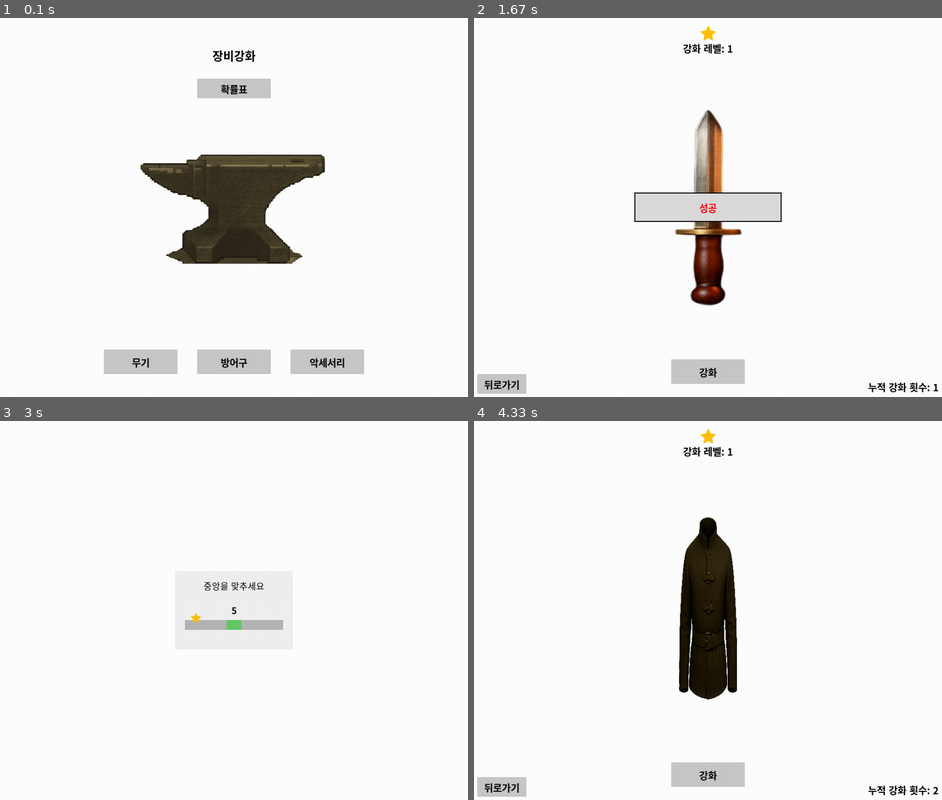
Above: before the commit, frames 1-4 (two rows, left to right).
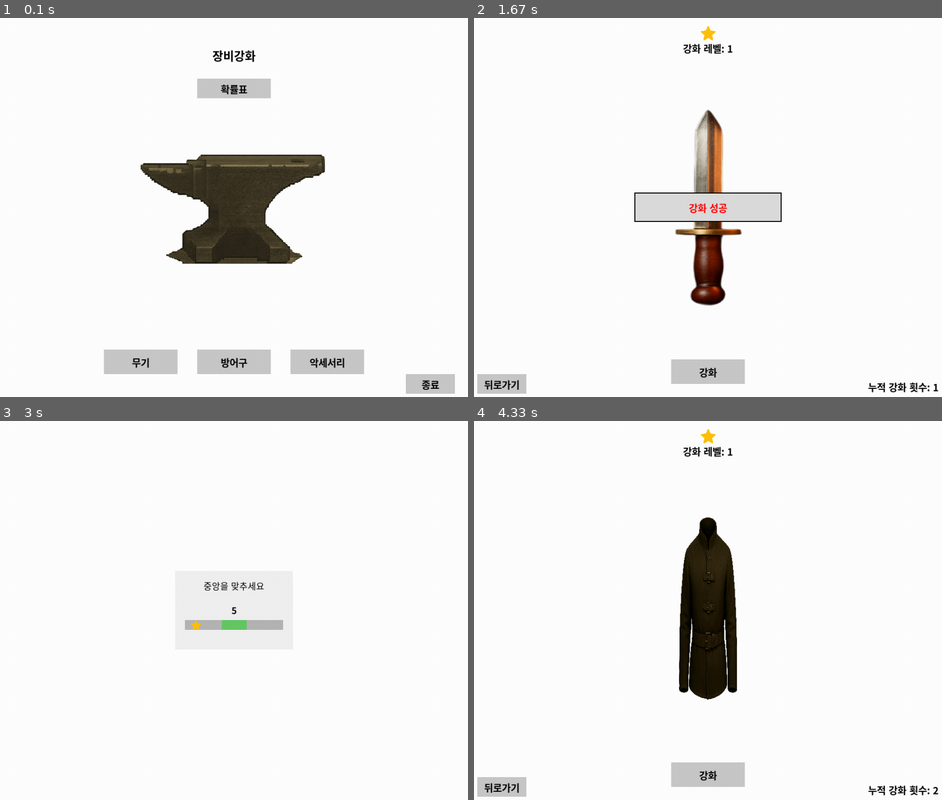
Above: after the commit, the same moments.

Repository: lllllIIIIlll/enchant_simul_project
Game: pygame game, started from game.py
Same seed, same stepped clock (60 frames per second), same inputs: the game is played once before the commit and once after it.
Inputs (mouse positions are in pixels of both pictures, inside the frame that each line leads up to):
- Up to frame 1 (0.1 s): no input
- Up to frame 2 (1.67 s): click (708, 207) at 0.38 s; click "무기" at 0.72 s; click "강화" at 1.05 s; click (885, 347) at 1.38 s
- Up to frame 3 (3 s): click "뒤로가기" at 1.72 s; click "방어구" at 2.05 s; click "강화" at 2.93 s
- Up to frame 4 (4.33 s): click (876, 716) at 3.27 s; click (862, 599) at 3.6 s

The runs differ from the first frame. In frame 1, 0.5% of the frame differs, in the area x 86-98%, y 93-100%; in frame 2, 0.1%; in frame 3, 0.1%; in frame 4, nothing differs.

Commit message:
Fix: #2 요쳥 수렴 코드 정리

Diff:
--- a/enchant.py
+++ b/enchant.py
@@ -4,19 +4,15 @@
     result = rate.enchant_rate(enchant_level, mini_game_result)
     if result == 0:
         enchant_level = 0
-        equipment["image1"] = equipment["image2"]
-        result_msg = "파괴되었습니다"
+        equipment["image1"]
+        msg = "파괴되었습니다"
     elif result == 1:
         enchant_level += 1
-        result_msg = "성공"
+        msg = "강화 성공"
     elif result == 2:
-        result_msg = "실패"
-        enchant_level = enchant_level
+        msg = "강화 실패"
     elif result == 3:
-        result_msg = "더 이상 강화할 수 없습니다"
-        enchant_level = enchant_level
+        msg = "더 이상 강화할 수 없습니다"
     else:
-        result_msg = "알 수 없는 결과"
-        enchant_level = enchant_level
-
-    return enchant_level, result_msg
+        msg = "알 수 없는 결과"
+    return enchant_level, msg
--- a/enchant_rate.py
+++ b/enchant_rate.py
@@ -41,13 +41,13 @@
         self.idx = idx
         self.font = font
 
-    def draw(self, screen, s_val, d_val):
+    def draw(self, screen):
         bold_font = pygame.font.SysFont("malgun gothic", 14, bold=True)
         idx_txt = bold_font.render(f"{self.idx+1}단계", True, (0,0,0))
         s_txt = self.font.render(str("성공"), True, (0,0,0))
         d_txt = self.font.render(str("파괴"), True, (0,0,0))
+        idx_rect = idx_txt.get_rect(center=(self.rect.x + self.rect.w // 2, self.rect.y + 15))
 
-        idx_rect = idx_txt.get_rect(center=(self.rect.x + self.rect.w // 2, self.rect.y + 15))
         screen.blit(idx_txt, idx_rect)
         screen.blit(s_txt, (self.rect.x+5, self.rect.y+30))
         screen.blit(d_txt, (self.rect.x+5, self.rect.y+60))
--- a/game.py
+++ b/game.py
@@ -25,15 +25,61 @@
     def is_clicked(self, pos):
         return self.rect.collidepoint(pos)
 
-with open("equipment.json", encoding="utf-8") as f:
-    equipment_data = json.load(f)
+def load_equipment():
+    with open("equipment.json", encoding="utf-8") as f:
+        return json.load(f)
 
+def draw_type_buttons(buttons, screen_width, screen_height):
+    btn_width, btn_height = 150, 50
+    btn_gap = 40
+    total_width = len(buttons) * btn_width + (len(buttons) - 1) * btn_gap
+    start_x = (screen_width - total_width) // 2
+    y = screen_height - 120
+    for i, btn in enumerate(buttons):
+        btn.rect = pygame.Rect(start_x + i * (btn_width + btn_gap), y, btn_width, btn_height)
+        btn.draw(screen)
+
+def draw_stars(enchant_level, screen_width):
+    max_per_row = 15
+    img_size = 30
+    gap = 15
+    stars_width = min(enchant_level, max_per_row) * img_size + max(0, min(enchant_level, max_per_row) - 1) * gap
+    start_x = (screen_width - stars_width) // 2
+    y = 40
+    last_star_bottom = y
+    img_star = pygame.image.load("picture/star2.png")
+    img_star = pygame.transform.scale(img_star, (img_size, img_size))
+    for i in range(enchant_level):
+        row = i // max_per_row
+        col = i % max_per_row
+        x = start_x + col * (img_size + gap)
+        star_y = y + row * (img_size + gap)
+        screen.blit(img_star, (x, star_y))
+        last_star_bottom = max(last_star_bottom, star_y + img_size + gap)
+    return last_star_bottom
+
+def draw_equipment_image(equip, enchant_level, screen_width, screen_height):
+    if 0 <= enchant_level < 15:
+        img_key = "image1"
+    elif 15 <= enchant_level < 20:
+        img_key = "image2"
+    elif 20 <= enchant_level < 26:
+        img_key = "image3"
+    elif 26 <= enchant_level <= 30:
+        img_key = "image4"
+    else:
+        img_key = "image1"
+    img = pygame.image.load(equip.get(img_key, equip["image1"]))
+    img = pygame.transform.scale(img, (160, 420))
+    img_rect = img.get_rect(center=(screen_width // 2, screen_height // 2))
+    screen.blit(img, img_rect)
+
+equipment_data = load_equipment()
 type_select = []
 for e in equipment_data:
     if e["type"] not in type_select:
         type_select.append(e["type"])
-
-type_buttons = [Button((50 + i*180, 200, 150, 50), t) for i, t in enumerate(type_select)]
+type_buttons = [Button((0, 0, 150, 50), t) for t in type_select]
 
 selected_type = None
 enchant_level = 0
@@ -49,23 +95,18 @@
     for event in pygame.event.get():
         if event.type == pygame.QUIT:
             running = False
-
         elif event.type == pygame.MOUSEBUTTONDOWN:
             if selected_type is None:
                 if rate_btn.is_clicked(event.pos):
                     show_rate_table_popup(screen)
+                elif quit_btn.is_clicked(event.pos):
+                    running = False
                 for btn in type_buttons:
                     if btn.is_clicked(event.pos):
                         selected_type = btn.text
                         enchant_level = 0
                         result_msg = ""
             else:
-                enhance_btn = Button(
-                    ((screen_width - 150) // 2, screen_height - 100, 150, 50), "강화"
-                )
-                back_btn = Button(
-                    (30, screen_height - 70, 100, 40), "뒤로가기"
-                )
                 if enhance_btn.is_clicked(event.pos):
                     equip = next((e for e in equipment_data if e["type"] == selected_type), None)
                     if equip:
@@ -78,8 +119,7 @@
                     enchant_level = 0
                     result_msg = ""
 
-
-    if selected_type is None:
+    if selected_type is None:   # 초기 화면
         title = big_font.render("장비강화", True, (0, 0, 0))
         title_rect = title.get_rect(center=(screen_width // 2, 100))
         screen.blit(title, title_rect)
@@ -88,73 +128,31 @@
         rate_btn = Button((screen_width // 2 - 75, rate_btn_y, 150, 40), "확률표")
         rate_btn.draw(screen)
 
-        btn_width, btn_height = 150, 50
-        btn_gap = 40
-        total_width = len(type_buttons) * btn_width + (len(type_buttons) - 1) * btn_gap
-        start_x = (screen_width - total_width) // 2
-        y = screen_height - 120
-        for i, btn in enumerate(type_buttons):
-            btn.rect = pygame.Rect(start_x + i * (btn_width + btn_gap), y, btn_width, btn_height)
-            btn.draw(screen)
+        quit_btn = Button((screen_width - 150, screen_height - 70, 100, 40), "종료")
+        quit_btn.draw(screen)
+
+        draw_type_buttons(type_buttons, screen_width, screen_height)
 
         img_enchant = pygame.image.load("picture/Anvil 2.png")
         img_enchant = pygame.transform.scale(img_enchant, (500, 500))
         img_rect = img_enchant.get_rect(center=(screen_width // 2, screen_height // 2 ))
         screen.blit(img_enchant, img_rect)
 
-    else:
-        try:
-            max_per_row = 15
-            img_size = 30
-            gap = 15
-            stars_width = min(enchant_level, max_per_row) * img_size + max(0, min(enchant_level, max_per_row) - 1) * gap
-            start_x = (screen_width - stars_width) // 2
-            y = 40
-            last_star_bottom = y
-            for i in range(enchant_level):
-                row = i // max_per_row
-                col = i % max_per_row
-                x = start_x + col * (img_size + gap)
-                star_y = y + row * (img_size + gap)
-                img_star = pygame.image.load("picture/star2.png")
-                img_star = pygame.transform.scale(img_star, (img_size, img_size))
-                screen.blit(img_star, (x, star_y))
-                last_star_bottom = max(last_star_bottom, star_y + img_size + gap)
-        except Exception:
-            last_star_bottom = 70
+    else: # 선택 장비 강화
+        last_star_bottom = draw_stars(enchant_level, screen_width)
 
         level_txt = font.render(f"강화 레벨: {enchant_level}", True, (0, 0, 0))
-        level_rect = level_txt.get_rect(center=(screen_width // 2, last_star_bottom + 0))
+        level_rect = level_txt.get_rect(center=(screen_width // 2, last_star_bottom))
         screen.blit(level_txt, level_rect)
 
         equip = next((e for e in equipment_data if e["type"] == selected_type), None)
         if equip:
-            try:
-                if 0 <= enchant_level < 15:
-                    img_key = "image1"
-                elif 15 <= enchant_level < 20:
-                    img_key = "image2"
-                elif 20 <= enchant_level < 26:
-                    img_key = "image3"
-                elif 26 <= enchant_level <= 30:
-                    img_key = "image4"
-                else:
-                    img_key = "image1"
-                img = pygame.image.load(equip.get(img_key, equip["image1"]))
-                img = pygame.transform.scale(img, (160, 420))
-                img_rect = img.get_rect(center=(screen_width // 2, screen_height // 2))
-                screen.blit(img, img_rect)
-            except Exception:
-                pass
+            draw_equipment_image(equip, enchant_level, screen_width, screen_height)
 
-        enhance_btn = Button(
-            ((screen_width - 150) // 2, screen_height - 100, 150, 50), "강화"
-        )
+        enhance_btn = Button(((screen_width - 150) // 2, screen_height - 100, 150, 50), "강화")
         enhance_btn.draw(screen)
 
-        back_btn = Button(
-            (30, screen_height - 70, 100, 40), "뒤로가기"
-        )
+        back_btn = Button((30, screen_height - 70, 100, 40), "뒤로가기")
         back_btn.draw(screen)
 
         count_txt = font.render(f"누적 강화 횟수: {enchant_count}", True, (0, 0, 0))
@@ -174,7 +172,6 @@
             else:
                 result_msg = ""
 
-
     pygame.display.flip()
 
 pygame.quit()
--- a/mini_game.py
+++ b/mini_game.py
@@ -3,70 +3,55 @@
 import time
 
 def mini_game_popup(screen):
-    popup_width, popup_height = 240, 160
-    popup = pygame.Surface((popup_width, popup_height))
+    popup_w, popup_h = 240, 160
+    popup = pygame.Surface((popup_w, popup_h))
     popup_rect = popup.get_rect(center=(screen.get_width() // 2, screen.get_height() // 2))
-
     font = pygame.font.SysFont("malgun gothic", 18)
+    bold_font = pygame.font.SysFont("malgun gothic", 18, bold=True)
     clock = pygame.time.Clock()
 
-    bar_x = 20
-    bar_y = 100
-    bar_width = popup_width - 2 * bar_x
-    bar_height = 20
+    bar_x, bar_y = 20, 100
+    bar_w, bar_h = popup_w - 2 * bar_x, 20
+    center = bar_x + bar_w // 2
+    success_w = 40 + random.randint(-15, 15)
+    success_left = center - success_w // 2
+    success_right = center + success_w // 2
 
-    center = bar_x + bar_width // 2
-    success_width = 40 + random.randint(-15, 15)
-    success_left = center - success_width // 2
-    success_right = center + success_width // 2
-
-    player_img = pygame.image.load("picture/star2.png")
-    player_img = pygame.transform.scale(player_img, (20, 20))
+    player_img = pygame.transform.scale(pygame.image.load("picture/star2.png"), (20, 20)) #플레이어
     player_x = bar_x
-    player_y = bar_y - 15
-    player_speed = 3
+    player_y = bar_y
+    speed = 3
     accel = 0.15
     direction = 1
 
     start_time = time.time()
-    result = 0
-    running = True
-
-    while running:
+    while True:
         for event in pygame.event.get():
-            if event.type == pygame.KEYDOWN or event.type == pygame.MOUSEBUTTONDOWN:
-                if success_left <= player_x <= success_right:
-                    return 1
-                return 0
-            elif event.type == pygame.QUIT:
+            if event.type in (pygame.KEYDOWN, pygame.MOUSEBUTTONDOWN):
+                return int(success_left <= player_x <= success_right)
+            if event.type == pygame.QUIT:
                 return 0
 
-        player_x += player_speed * direction
-        player_speed += accel * direction
+        # 별 이동
+        player_x += speed * direction
+        speed += accel * direction
         if player_x <= bar_x:
-            player_x = bar_x
-            direction = 1
-            player_speed = abs(player_speed)
-        elif player_x >= bar_x + bar_width - 20:
-            player_x = bar_x + bar_width - 20
-            direction = -1
-            player_speed = abs(player_speed)
+            player_x, direction, speed = bar_x, 1, abs(speed)
+        elif player_x >= bar_x + bar_w - 20:
+            player_x, direction, speed = bar_x + bar_w - 20, -1, abs(speed)
 
+        # 화면 그리기
         popup.fill((240, 240, 240))
         txt = font.render("중앙을 맞추세요", True, (0, 0, 0))
-        txt_rect = txt.get_rect(center=(popup_width // 2, 30))
-        popup.blit(txt, txt_rect)
-        pygame.draw.rect(popup, (180, 180, 180), (bar_x, bar_y, bar_width, bar_height))
-        pygame.draw.rect(popup, (100, 200, 100), (success_left, bar_y, success_width, bar_height))
+        popup.blit(txt, txt.get_rect(center=(popup_w // 2, 30)))
+        pygame.draw.rect(popup, (180, 180, 180), (bar_x, bar_y, bar_w, bar_h))
+        pygame.draw.rect(popup, (100, 200, 100), (success_left, bar_y, success_w, bar_h))
         popup.blit(player_img, (int(player_x), player_y))
 
-        elapsed = time.time() - start_time
-        remain = max(0, 5 - int(elapsed))
+        remain = max(0, 5 - int(time.time() - start_time))
         if remain > 0:
-            bold_font = pygame.font.SysFont("malgun gothic", 18, bold=True)
             time_txt = bold_font.render(str(remain), True, (0, 0, 0))
-            time_txt_rect = time_txt.get_rect(center=(popup_width // 2, popup_height // 2))
-            popup.blit(time_txt, time_txt_rect)
+            popup.blit(time_txt, time_txt.get_rect(center=(popup_w // 2, popup_h // 2)))
 
         screen.blit(popup, popup_rect)
         pygame.display.flip()
@@ -74,4 +59,3 @@
 
         if time.time() - start_time > 5:
             return 0
-    return 0
--- a/rate.py
+++ b/rate.py
@@ -21,7 +21,6 @@
 def set_input_rate(new_rate):
     global input_rate
     if len(new_rate) != 30:
-        print("input_rate 길이 오류:", len(new_rate))
         raise ValueError("input_rate의 길이는 30이어야 합니다.")
     input_rate = new_rate.copy()
 
